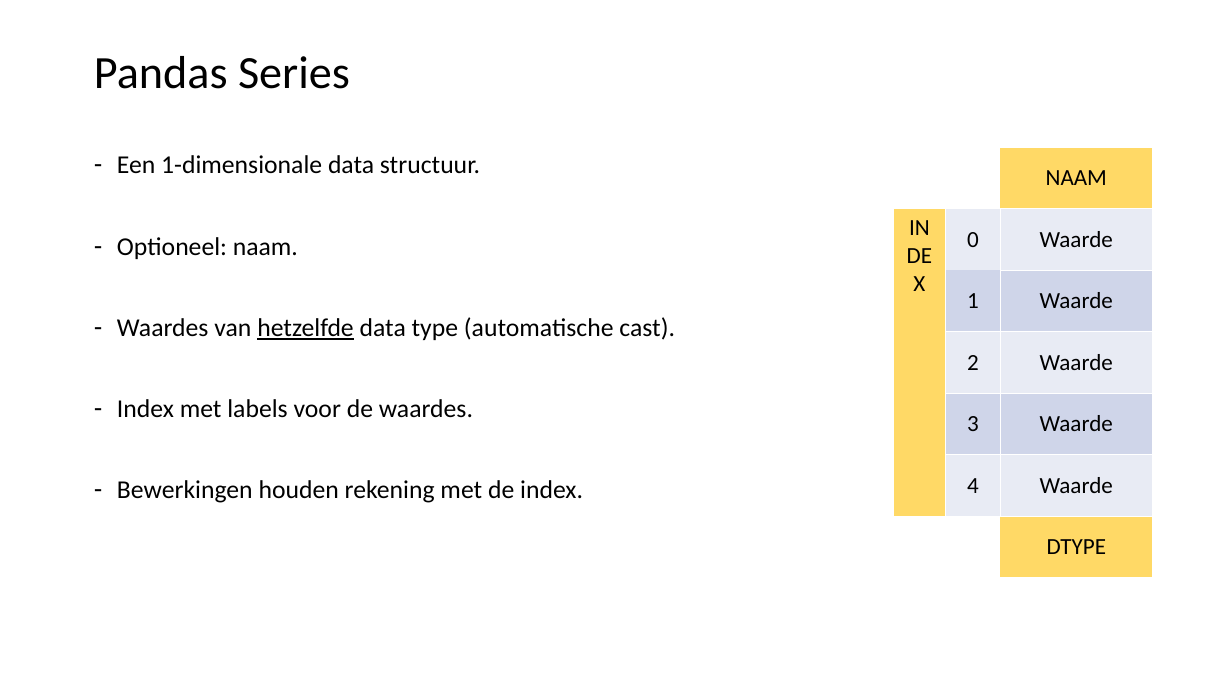
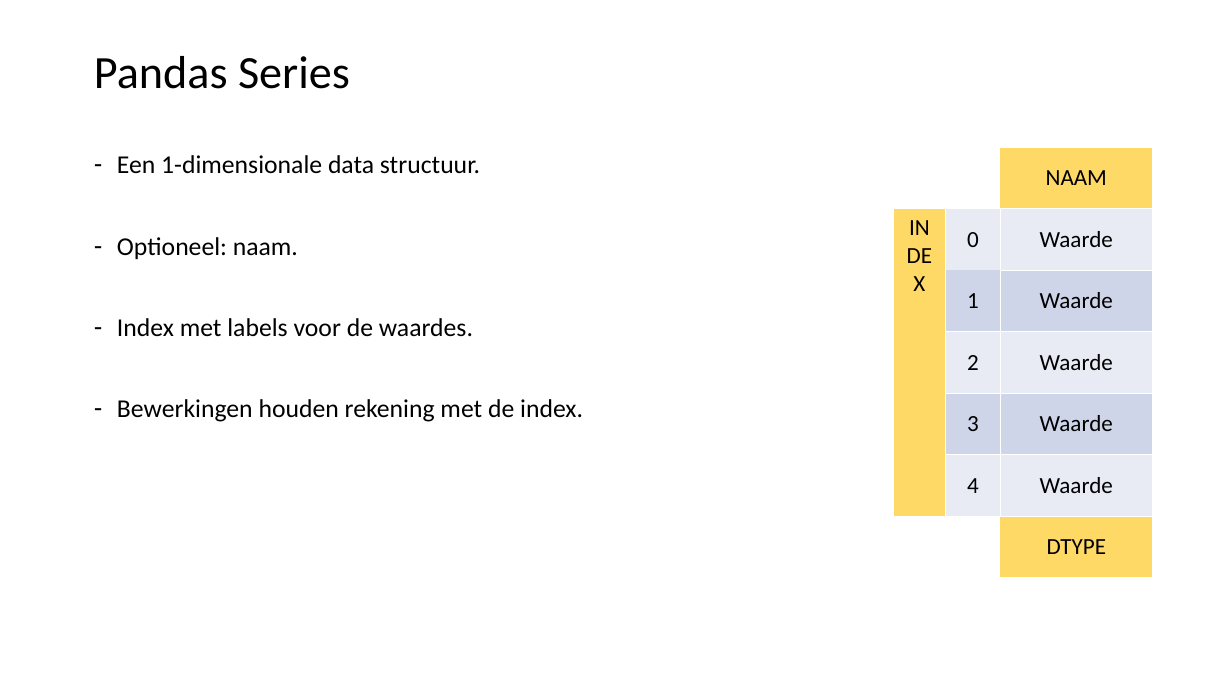
Before and after one commit to LFKoning/knowledge-sharing, a slide deck: slide 7 of python_course/3_pandas_plotting/python_cursus_3.pptx (slide 6 before the commit). Drawn at 1232x693 pixels with LibreOffice and Linux fonts; fonts in the diff are those of the drawing. Boxes give left, top, right and bottom in pixels: in the first picture for what was removed or moved away, otherwise in the second. Text is boxed around its words. In the diff, an @@ line names an element or a change of style, - is before the commit and + after.

```diff
--- a/python_course/3_pandas_plotting/python_cursus_3.pptx
+++ b/python_course/3_pandas_plotting/python_cursus_3.pptx
@@ text at (117, 317, 675, 340): paragraph removed @@
-– Waardes van hetzelfde data type (automatische cast).
```
Also in this commit, not shown: 3 other slides changed, 1 slide added, 1 other file.
